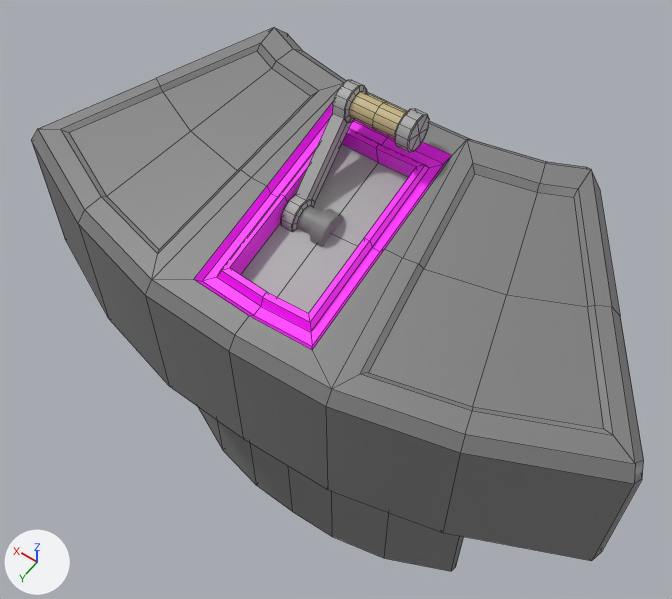
Renders of the FBX model ggj-2020/Assets/Game/Models/Environment/AirlockLever.fbx from each side of a commit.
Camera for both pictures: a 50 mm lens placed at (-0.0412, 0.0565, 0.131), pointed at (0.002, -0.0039, 0.0359). Lighting does not change. The marker at lower left points along +X, +Y and +Z. Mesh edges are drawn as thin lines on the coarser meshes. Where no turn or scale is listed for an object, it has been applied to the vertices.

Script lines for the objects in view, before the commit:
```python
me_mesh = bpy.data.meshes.new('Mesh')
me_mesh.from_pydata(...)  # 194 vertices, 192 faces; spans x -0.0409..0.0409, y -0.0193..0.0179, z -0.0001..0.0612
me_mesh.materials.append(mat_lambert2)  # picture img_texsheet_png
me_mesh_001 = bpy.data.meshes.new('Mesh.001')
me_mesh_001.from_pydata(...)  # 85 vertices, 78 faces; spans x -0.00076..0.0031, y -0.00045..0.00382, z 0.05514..0.05941
me_mesh_001.materials.append(mat_lambert2)  # picture img_texsheet_png
me_mesh_002 = bpy.data.meshes.new('Mesh.002')
me_mesh_002.from_pydata(...)  # 195 vertices, 188 faces; spans x -0.00494..0.00494, y -0.012..0.00214, z -0.00214..0.01156
me_mesh_002.materials.append(mat_lambert2)  # picture img_texsheet_png
ob_console = bpy.data.objects.new('Console', me_mesh)
ob_console.location = (0.0, 0.0, 0.0)
ob_leverstatic = bpy.data.objects.new('LeverStatic', me_mesh_001)
ob_leverstatic.location = (0.0, -0.0013, -0.0029)
ob_leverturn = bpy.data.objects.new('LeverTurn', me_mesh_002)
ob_leverturn.location = (0.0001, 0.0004, 0.0544)
```
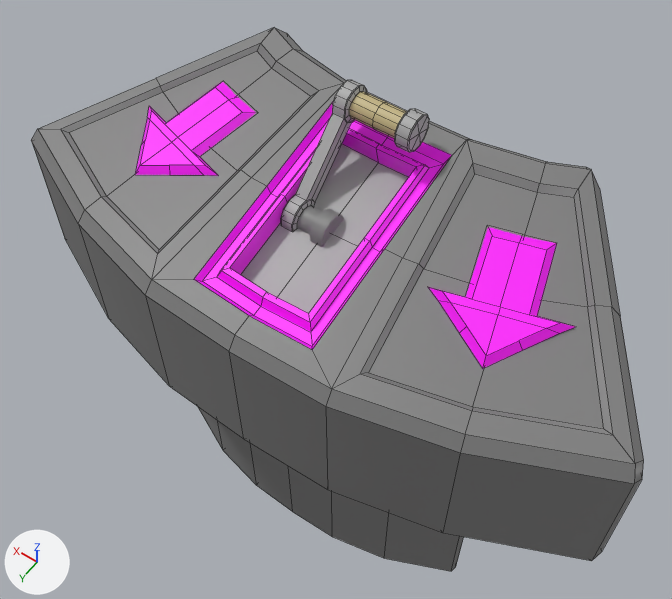
Commit message: Fixing the console lever

The edits, one by one:
Mesh me_mesh_003 is new.
It has 26 vertices, 18 faces and spans x -0.0076..0.0071, y -0.0083..0.0073, z -0.0021..0.0021.
It uses material mat_lambert2 (picture img_texsheet_png).
Mesh me_mesh_004 is new.
It has 26 vertices, 18 faces and spans x -0.0071..0.0076, y -0.0083..0.0073, z -0.0021..0.0021.
It uses material mat_lambert2 (picture img_texsheet_png).
Object 'Arrows1' (ob_arrows1) is new; it shows me_mesh_003.
Its location is (-0.0211, -0.0008, 0.0566).
Object 'Arrows' (ob_arrows) is new; it shows me_mesh_004.
Its location is (0.0211, -0.0008, 0.0566).

Changed parts and their boxes [x1, y1, x2, y2] in the pictures (672 x 599 px):
'Arrows1', added (pink): after [428, 227, 575, 368]
'Arrows', added (pink): after [135, 81, 256, 176]
